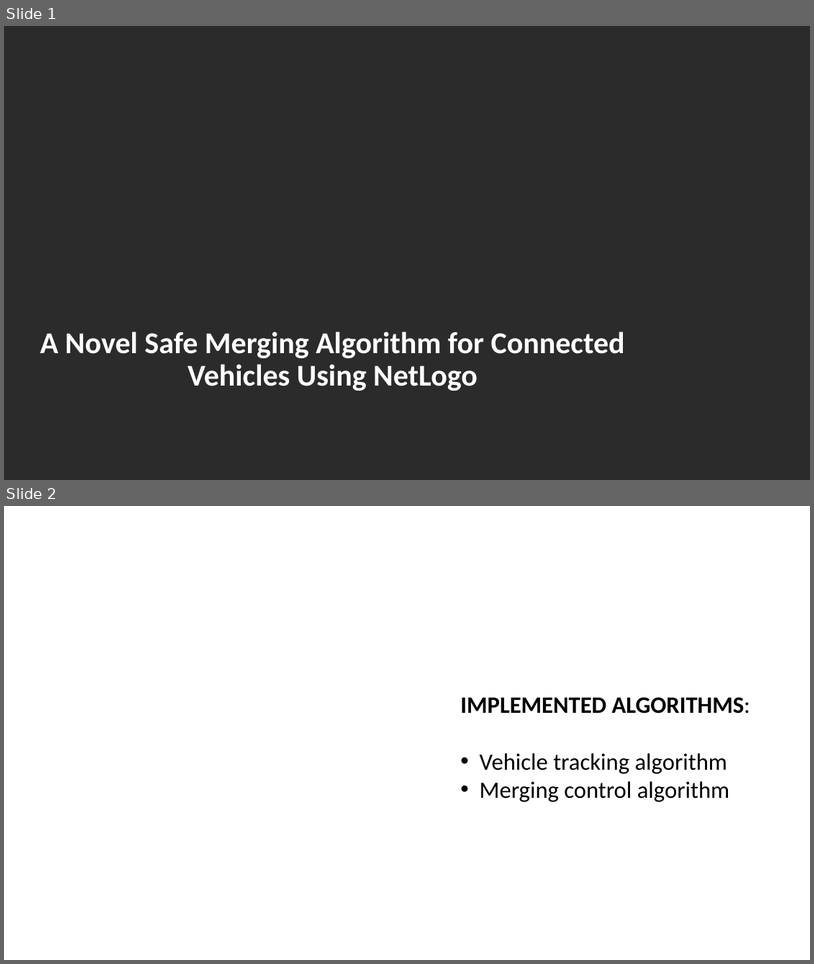
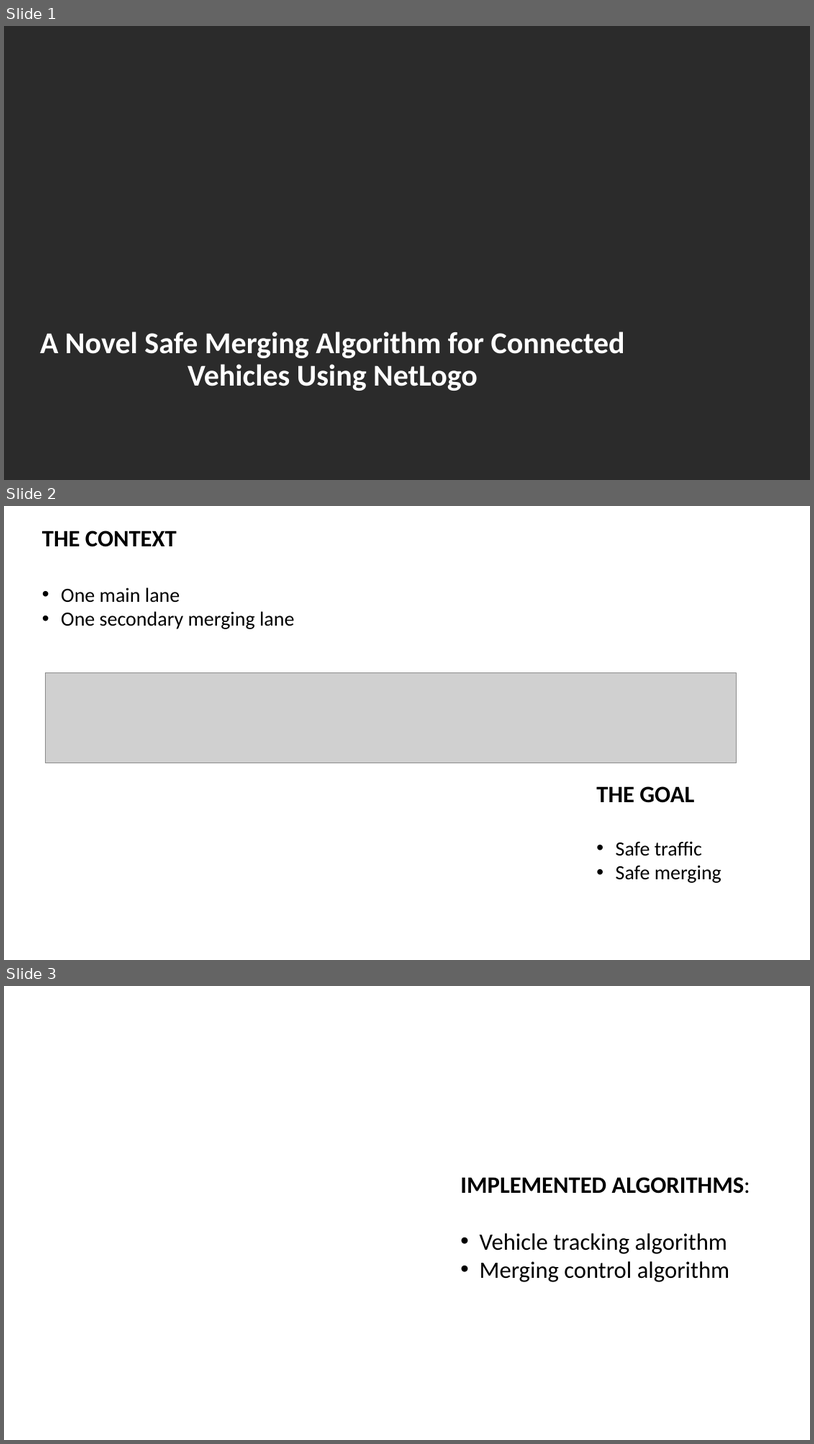
Before and after one commit to severisilvia/merging-simulation, a slide deck: Merging simulation.pptx. Shown one above the other, each under a label of ours: slides 1 and 2 before the commit, slides 1, 2 and 3 after it. The pictures are 814x964 and 814x1444 pixels, drawn with LibreOffice and Linux fonts; fonts in the diff are those of the drawing; grey boxes stand for pictures; background and template pictures are left out; a plain dark background stands for a picture behind light text. Boxes give left, top, right and bottom in pixels: in the first picture for what was removed or moved away, otherwise in the second. Text is boxed around its words. In the diff, an @@ line names an element or a change of style, - is before the commit and + after.

```diff
--- a/Merging simulation.pptx
+++ b/Merging simulation.pptx
@@ slide 2 added at [4,506,810,960], background picture (left out) @@
@@ text added at [42,530,177,547], 28 pt, text #000000, bold @@
+THE CONTEXT
@@ text added at [61,587,294,629], 24 pt, text #000000 @@
+• One main lane
+• One secondary merging lane
@@ picture added at [46,673,737,762] @@
@@ text added at [597,786,722,883], 24 pt, text #000000 @@
+THE GOAL
+• Safe traffic
+• Safe merging
@@ what was slide 2 is now slide 3 @@
```
Also in this commit, not shown: 9 slides changed, 8 other slides added, 5 slides removed, 1 other file.
